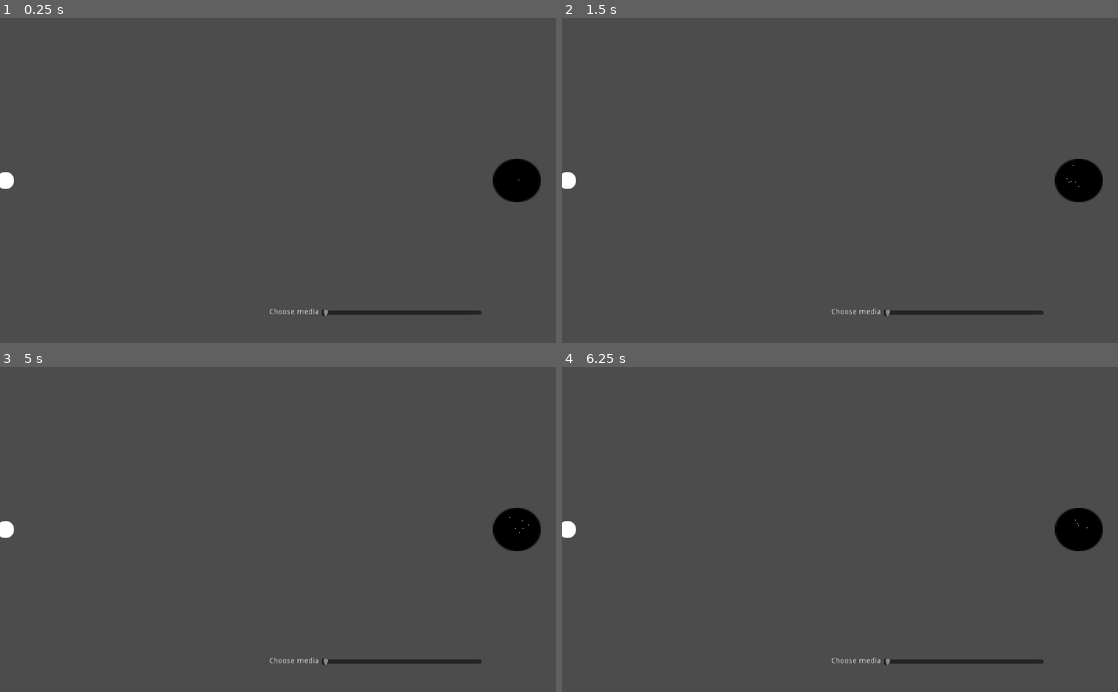
Above: before the commit, frames 1-4 (two rows, left to right).
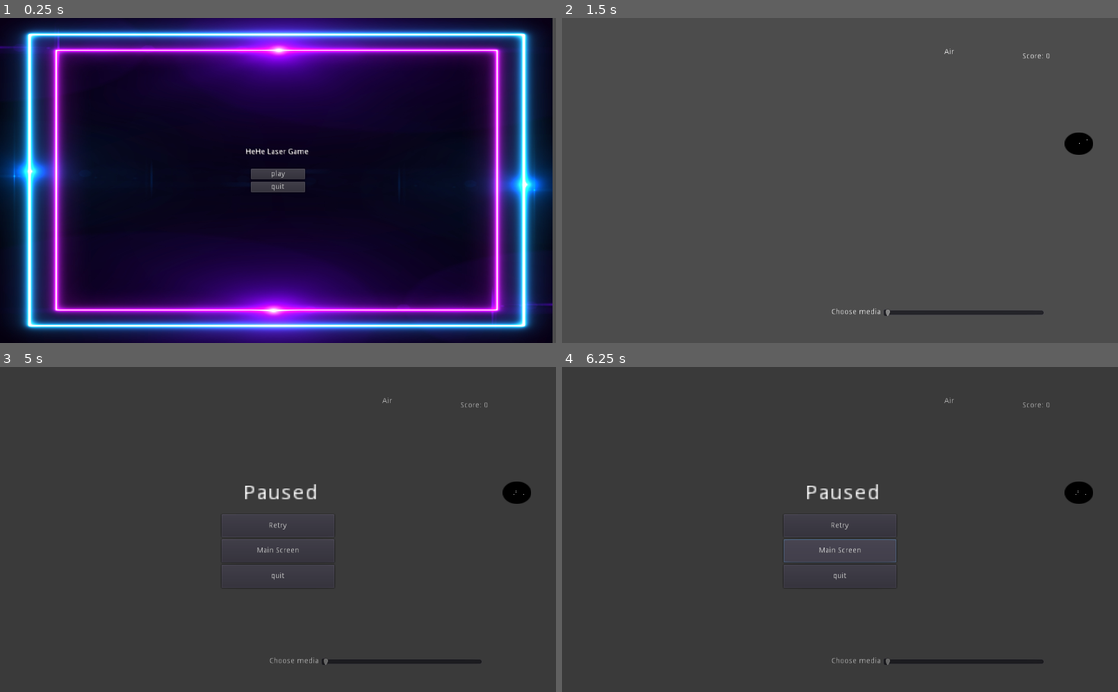
Above: after the commit, the same moments.

Repository: ToniJakovcevic10/LaserGame
Game: Godot game, scene res://Screens/MainScreen.tscn
The game is run twice, just before and just after one commit, with the same random seed, the same clock (stepped at 60 frames per second) and the same inputs. Before the commit the project starts from res://World.tscn.
Inputs (mouse positions are in pixels of both pictures, inside the frame that each line leads up to):
- Up to frame 1 (0.25 s): no input
- Up to frame 2 (1.5 s): click (840, 174) at 0.5 s, where only the run after the commit has a clickable "play"; tap Enter at 1.25 s; move the mouse to (962, 164) at 1.27 s; click (962, 164) at 1.42 s
- Up to frame 3 (5 s): tap Space at 2, 3.5 s; move the mouse to (166, 545) at 2.02 s; click (166, 545) at 2.17 s; tap Enter at 2.75 s; move the mouse to (333, 458) at 2.77 s; click (333, 458) at 2.92 s; move the mouse to (250, 594) at 3.52 s; click (250, 594) at 3.67 s; move the mouse to (444, 578) at 4.27 s; click (444, 578) at 4.42 s; tap Escape (pause, bound only after the commit) at 4.9 s
- Up to frame 4 (6.25 s): click (840, 526) at 5 s, where only the run after the commit has a clickable "Retry"; click (840, 552) at 5.75 s, where only the run after the commit has a clickable "Main Screen"

The runs differ from the first frame. In frame 1, 99% of the frame differs, in the area x 0-100%, y 0-100%; in frame 2, 1.4%; in frame 3, 2.3%; in frame 4, 2.3%.

Commit message:
added main scene, pause scene, endgame scene

Diff:
--- a/Laser_Beam/LaserBeam.gd
+++ b/Laser_Beam/LaserBeam.gd
@@ -2,8 +2,7 @@
 
 var MAX_BOUNCES = 5
 const MAX_LENGTH=2000
-var LEVEL = 0
-
+var scene_changing = false
 
 
 onready var beam = $Beam
@@ -30,7 +29,6 @@
 		var bounces = 0
 
 		while true:
-			var check = true
 			if not line_ray.is_colliding():
 				var pt = line_ray.global_position + line_ray.cast_to
 				line.add_point(line.to_local(pt))
@@ -41,7 +39,6 @@
 
 
 			line.add_point(line.to_local(pt))
-
 
 			if coll.is_in_group("Mirrors"): #if it didnt hit mirror check for prism
 				var normal = line_ray.get_collision_normal()  #to make sure on which angle we are colliding
@@ -66,11 +63,37 @@
 					previous.collision_mask = 3
 					previous.collision_layer = 3
 				previous = coll
-				previous.collision_mask = 0
-				previous.collision_layer = 0
-				line_ray.global_position = pt
-				line_ray.cast_to = line_ray.cast_to.bounce(Vector2(1,5).normalized())
-				line_ray.force_raycast_update()
+				if coll.collision_layer==6:
+					previous.collision_mask = 0
+					previous.collision_layer = 0
+					line_ray.global_position = pt
+					line_ray.rotation_degrees = calculate_angle(SingletonScript.nAir)
+					line_ray.force_raycast_update()
+				elif coll.collision_layer == 7:
+					previous.collision_mask = 0
+					previous.collision_layer = 0
+					line_ray.global_position = pt
+					line_ray.rotation_degrees =2 * calculate_angle(SingletonScript.nWater)
+					line_ray.force_raycast_update()
+				elif coll.collision_layer == 8:
+					previous.collision_mask = 0
+					previous.collision_layer = 0
+					line_ray.global_position = pt
+					line_ray.rotation_degrees =2 * calculate_angle(SingletonScript.nGlass)
+#					line_ray.rotation_degrees =calc_angle(line_ray.cast_to, Vector2(0,1), SingletonScript.nGlass)
+					line_ray.force_raycast_update()
+				elif coll.collision_layer == 9:
+					previous.collision_mask = 0
+					previous.collision_layer = 0
+					line_ray.global_position = pt
+					line_ray.rotation_degrees =2 * calculate_angle(SingletonScript.nDiamond)
+					line_ray.force_raycast_update()
+				else:
+					previous.collision_mask = 0
+					previous.collision_layer = 0
+					line_ray.global_position = pt
+					line_ray.rotation_degrees =2 * calculate_angle(SingletonScript.nGermanium)
+					line_ray.force_raycast_update()
 			else:
 				break
 			bounces += 1
@@ -80,26 +103,7 @@
 		if previous !=null:
 			previous.collision_mask = 3
 			previous.collision_layer = 3
-		line_ray.rotation = 0
-
-#func prism_checker():
-#	#if not coll.is_in_group("Prism"): #if it didnt hit prism break
-#	var normal = line_ray.get_collision_normal() #if it did hit prism make refraction
-##	if normal == Vector2.ZERO:
-##		break
-#	#update collisions
-#	if previous !=null:
-#		previous.collision_mask = 6
-#		previous.collision_layer = 6
-#	previous = coll
-#	#update raycast
-#	line_ray.global_position = pt
-#	line_ray.rotation += Vector2(1,4).angle() #have to change refraction angle with another func
-#	line_ray.cast_to = line_ray.cast_to.bounce(normal)
-#	line_ray.force_raycast_update()
-#	bounces += 1
-##	if bounces >= MAX_BOUNCES:
-##		break
+		line_ray.rotation_degrees = 0
 
 
 #func _physics_process(_delta):
@@ -115,27 +119,33 @@
 #	beam.region_rect.end.x = end.position.length()
 
 
-func calculate_angle(angle, size,n):
-	angle = angle * PI/180
+func calculate_angle(n):
+	var angle
+	angle = 1/sin(1/n)
+	return angle
 
-	var fx = size * cos(angle)
-	var fy = size * sin(angle)
-
+#func calc_angle(vec : Vector2,normal : Vector2,n):
+#	var degree = rad2deg(vec.angle_to(normal))
+#	var angle
+#	angle = 1/sin(sin(degree)/n)
+#	return angle
 
 func _physics_process(_delta):
+	var mouse_position = get_local_mouse_position()
+	var max_cast_to = mouse_position.normalized() * MAX_LENGTH
+	raycast2D.cast_to = max_cast_to
+	if raycast2D.is_colliding():
+		end.global_position = raycast2D.get_collision_point()
+	else:
+		end.global_position = raycast2D.cast_to
+	beam.rotation = raycast2D.cast_to.angle()
+	beam.region_rect.end.x = end.position.length()
+
 	if line_ray.is_colliding():
 		var coll = line_ray.get_collider()
-		var pt = line_ray.get_collision_point()
 		if coll.is_in_group("Target"):
-			LEVEL += 1
-			print("congrats, you passed the level")
-
-#func _on_prism_body_entered(body):
-#	if body.name == "line_ray":
-#		var pt = line_ray.get_collision_point()
-#		line.add_point(line.to_local(pt))
-#		line_ray.global_position = pt
-#		line_ray.cast_to = (get_global_mouse_position() - line.global_position).normalized()*2000
-#		line_ray.rotation_degrees(20)
-#		line_ray.force_raycast_update()
-#
+			SingletonScript.LEVEL += 1
+			print(SingletonScript.LEVEL)
+			if SingletonScript.LEVEL >= 50:
+				PlayerData.score +=1
+				SingletonScript.LEVEL = 1
--- a/Laser_Beam/LaserBeam.tscn
+++ b/Laser_Beam/LaserBeam.tscn
@@ -35,6 +35,7 @@
 region_rect = Rect2( 0, 0, 100, 24 )
 
 [node name="Begin" type="Sprite" parent="."]
+visible = false
 texture = ExtResource( 1 )
 
 [node name="End" type="Position2D" parent="."]
@@ -62,7 +63,7 @@
 rotation = -0.0411567
 scale = Vector2( 0.995876, 1 )
 points = PoolVector2Array( 104.636, 4.14434, 395.203, 15.8533 )
-width = 24.0
+width = 12.0
 default_color = Color( 1, 1, 1, 1 )
 joint_mode = 2
 begin_cap_mode = 2
@@ -70,9 +71,8 @@
 round_precision = 100
 
 [node name="Line_Ray" type="RayCast2D" parent="."]
-visible = false
 cast_to = Vector2( 0, 0 )
-collision_mask = 45
+collision_mask = 1005
 collide_with_areas = true
 
 [node name="End2" type="Position2D" parent="Line_Ray"]
--- a/Optical_Media/prism.gd
+++ b/Optical_Media/prism.gd
@@ -1 +1,29 @@
 extends Area2D
+
+var density = 1
+var boolean = false
+onready var slider = $HSlider
+onready var coll_prism = $prism_coll_left
+onready var textlabel = $Label2
+
+func slider_value():
+	if slider.value == 1:
+		self. collision_layer = 6
+		textlabel.text = "Air"
+	elif slider.value == 2:
+		self.collision_layer = 7
+		textlabel.text = "Water"
+	elif slider.value == 3:
+		self.collision_layer = 8
+		textlabel.text = "Glass"
+	elif slider.value == 4:
+		self.collision_layer = 9
+		textlabel.text = "Diamond"
+	elif slider.value == 5:
+		self.collision_layer = 10
+		textlabel.text = "Germanium"
+
+func _process(_delta):
+	slider_value()
+	if density !=slider.value:
+		density = slider.value
--- a/Optical_Media/prism.tscn
+++ b/Optical_Media/prism.tscn
@@ -41,3 +41,13 @@
 __meta__ = {
 "_edit_use_anchors_": false
 }
+
+[node name="Label2" type="Label" parent="."]
+margin_left = -24.0
+margin_top = -240.0
+margin_right = 24.0
+margin_bottom = -226.0
+text = "nesto"
+__meta__ = {
+"_edit_use_anchors_": false
+}
--- /dev/null
+++ b/Screens/Level_Passed_Screen.gd
@@ -0,0 +1,7 @@
+extends Control
+
+
+onready var label: Label = get_node("Level")
+
+func _ready() ->void:
+	label.text = label.text % PlayerData.score
--- /dev/null
+++ b/Screens/Level_Passed_Screen.tscn
@@ -0,0 +1,74 @@
+[gd_scene load_steps=6 format=2]
+
+[ext_resource path="res://background.png" type="Texture" id=1]
+[ext_resource path="res://UserInterface/PlayButton.tscn" type="PackedScene" id=2]
+[ext_resource path="res://UserInterface/QuitButton.tscn" type="PackedScene" id=3]
+[ext_resource path="res://UserInterface/NextLevelbutton.gd" type="Script" id=4]
+[ext_resource path="res://Screens/Level_Passed_Screen.gd" type="Script" id=5]
+
+[node name="Level_passed_screen" type="Control"]
+anchor_right = 1.0
+anchor_bottom = 1.0
+script = ExtResource( 5 )
+__meta__ = {
+"_edit_use_anchors_": false
+}
+
+[node name="background" type="TextureRect" parent="."]
+anchor_right = 1.0
+anchor_bottom = 1.0
+rect_scale = Vector2( 0.205052, 0.120939 )
+texture = ExtResource( 1 )
+stretch_mode = 2
+__meta__ = {
+"_edit_use_anchors_": false
+}
+
+[node name="Menu" type="VBoxContainer" parent="."]
+anchor_left = 0.5
+anchor_top = 0.5
+anchor_right = 0.5
+anchor_bottom = 0.5
+margin_left = -50.0
+margin_top = -22.0
+margin_right = 50.0
+margin_bottom = 22.0
+__meta__ = {
+"_edit_use_anchors_": false
+}
+
+[node name="Next_level_button" parent="Menu" instance=ExtResource( 2 )]
+text = "NextLevel"
+script = ExtResource( 4 )
+
+[node name="QuitButton" parent="Menu" instance=ExtResource( 3 )]
+margin_top = 24.0
+margin_bottom = 44.0
+
+[node name="Title" type="Label" parent="."]
+anchor_left = 0.5
+anchor_right = 0.5
+margin_left = -121.5
+margin_top = 224.0
+margin_right = 121.5
+margin_bottom = 238.0
+custom_colors/font_color = Color( 1, 1, 1, 1 )
+custom_colors/font_outline_modulate = Color( 1, 1, 1, 1 )
+custom_colors/font_color_shadow = Color( 0.768627, 0.658824, 0.658824, 1 )
+text = "Congratulations, you passed the level!"
+__meta__ = {
+"_edit_use_anchors_": false
+}
+
+[node name="Level" type="Label" parent="."]
+anchor_left = 0.5
+anchor_right = 0.5
+margin_left = -56.0
+margin_top = 248.0
+margin_right = 57.0
+margin_bottom = 262.0
+text = "your score is:  %s"
+align = 1
+__meta__ = {
+"_edit_use_anchors_": false
+}
--- /dev/null
+++ b/Screens/MainScreen.tscn
@@ -0,0 +1,48 @@
+[gd_scene load_steps=5 format=2]
+
+[ext_resource path="res://background.png" type="Texture" id=1]
+[ext_resource path="res://UserInterface/Title.tscn" type="PackedScene" id=2]
+[ext_resource path="res://UserInterface/PlayButton.tscn" type="PackedScene" id=3]
+[ext_resource path="res://UserInterface/QuitButton.tscn" type="PackedScene" id=4]
+
+[node name="MainScreen" type="Control"]
+anchor_right = 1.0
+anchor_bottom = 1.0
+__meta__ = {
+"_edit_use_anchors_": false
+}
+
+[node name="background" type="TextureRect" parent="."]
+anchor_right = 1.0
+anchor_bottom = 1.0
+rect_scale = Vector2( 0.205052, 0.120939 )
+texture = ExtResource( 1 )
+stretch_mode = 2
+__meta__ = {
+"_edit_use_anchors_": false
+}
+
+[node name="Title" parent="." instance=ExtResource( 2 )]
+custom_colors/font_color = Color( 1, 1, 1, 1 )
+custom_colors/font_outline_modulate = Color( 1, 1, 1, 1 )
+custom_colors/font_color_shadow = Color( 0.74902, 0.713726, 0.713726, 1 )
+
+[node name="Menu" type="VBoxContainer" parent="."]
+anchor_left = 0.5
+anchor_top = 0.5
+anchor_right = 0.5
+anchor_bottom = 0.5
+margin_left = -50.0
+margin_top = -22.0
+margin_right = 50.0
+margin_bottom = 22.0
+__meta__ = {
+"_edit_use_anchors_": false
+}
+
+[node name="PlayButton" parent="Menu" instance=ExtResource( 3 )]
+next_scene_path = "res://World.tscn"
+
+[node name="QuitButton" parent="Menu" instance=ExtResource( 4 )]
+margin_top = 24.0
+margin_bottom = 44.0
--- /dev/null
+++ b/Screens/UserInterface.gd
@@ -0,0 +1,33 @@
+extends Control
+
+onready var scene_tree: = get_tree()
+onready var pause_overlay: ColorRect = get_node("PauseOverlay")
+onready var score_label: Label = get_node("score")
+onready var pause_title: Label = get_node("PauseOverlay/Title")
+
+const die_message: String = "You failed :("
+var paused: = false setget set_paused
+
+func _ready() ->void:
+	PlayerData.connect("score_updated", self, "update_interface")
+	PlayerData.connect("player_died", self, "_PlayerData_player_died")
+	update_interface()
+
+func set_paused(value: bool) ->void:
+	paused = value
+	scene_tree.paused = value
+	pause_overlay.visible = value
+
+func update_interface() ->void:
+	score_label.text = "Score: %s" % PlayerData.score
+	if PlayerData.score != 0:
+		get_tree().change_scene("res://Screens/Level_Passed_Screen.tscn")
+
+func _PlayerData_player_died() ->void:
+	self.paused = true
+	pause_title.text = die_message
+
+func _unhandled_input(event: InputEvent) -> void:
+	if event.is_action_pressed("pause") and pause_title.text != die_message:
+		self.paused = not paused
+		scene_tree.set_input_as_handled()
--- /dev/null
+++ b/Screens/UserInterface.tscn
@@ -0,0 +1,76 @@
+[gd_scene load_steps=5 format=2]
+
+[ext_resource path="res://UserInterface/PlayButton.tscn" type="PackedScene" id=1]
+[ext_resource path="res://UserInterface/QuitButton.tscn" type="PackedScene" id=2]
+[ext_resource path="res://UserInterface/RetryButton.tscn" type="PackedScene" id=3]
+[ext_resource path="res://Screens/UserInterface.gd" type="Script" id=6]
+
+[node name="UserInterface" type="Control"]
+pause_mode = 2
+anchor_right = 1.0
+anchor_bottom = 1.0
+script = ExtResource( 6 )
+__meta__ = {
+"_edit_use_anchors_": false
+}
+
+[node name="score" type="Label" parent="."]
+anchor_left = 1.0
+anchor_right = 1.0
+margin_left = -176.0
+margin_top = 64.0
+margin_right = -114.0
+margin_bottom = 78.0
+text = "score: %s"
+
+[node name="PauseOverlay" type="ColorRect" parent="."]
+visible = false
+anchor_right = 1.0
+anchor_bottom = 1.0
+color = Color( 0, 0, 0, 0.235294 )
+__meta__ = {
+"_edit_use_anchors_": false
+}
+
+[node name="Title" type="Label" parent="PauseOverlay"]
+anchor_left = 0.5
+anchor_top = 0.5
+anchor_right = 0.5
+anchor_bottom = 0.5
+margin_left = -64.0
+margin_top = -84.0
+margin_right = -18.0
+margin_bottom = -70.0
+rect_scale = Vector2( 2.98684, 2.59562 )
+text = "Paused"
+__meta__ = {
+"_edit_use_anchors_": false
+}
+
+[node name="VBoxContainer" type="VBoxContainer" parent="PauseOverlay"]
+anchor_left = 0.5
+anchor_top = 0.5
+anchor_right = 0.5
+anchor_bottom = 0.5
+margin_left = -104.0
+margin_top = -28.0
+margin_right = 104.0
+margin_bottom = 108.0
+__meta__ = {
+"_edit_use_anchors_": false
+}
+
+[node name="RetryButton" parent="PauseOverlay/VBoxContainer" instance=ExtResource( 3 )]
+margin_right = 208.0
+margin_bottom = 42.0
+
+[node name="PlayButton" parent="PauseOverlay/VBoxContainer" instance=ExtResource( 1 )]
+margin_top = 46.0
+margin_right = 208.0
+margin_bottom = 89.0
+text = "Main Screen"
+
+[node name="QuitButton" parent="PauseOverlay/VBoxContainer" instance=ExtResource( 2 )]
+margin_top = 93.0
+margin_right = 208.0
+margin_bottom = 136.0
--- a/Singleton_script.gd
+++ b/Singleton_script.gd
@@ -1,7 +1,31 @@
 extends Node2D
 
-onready var opticalmedia = 1  #zbog ovoga se odma pokrene uvik air
-#var air = preload("res://Optical_Media/Air/airNode.tscn")
+var LEVEL = 1
+var GAME_LEVEL = 1
+var scene_changer = false
+onready var opticalmedia = 1
+
+var nAir = 1
+var nGlass= 1.458
+var nWater = 1.33
+var nDiamond = 2.419
+var nGermanium = 4.01
+
+onready var scene_tree: = get_tree()
+onready var target: Node2D = get_node("res://Target/NodeTarget.tscn")
+onready var miror: StaticBody2D = get_node("res://Mirror/Mirror.tscn")
+
+func _ready() ->void:
+	PlayerData.connect("score_updated", self, "_update_mirror")
+	PlayerData.connect("score_updated", self, "_update_target")
+
+
+func _update_mirror():
+	miror.position = Vector2(randi()%450, randi()%500 + 50)
+	miror.rotation_degrees = randi()%360
+
+func _update_target():
+	target.position = Vector2(randi()%150 + 800, randi()%500 + 50)
 
 #choosing random number
 func choosing_random_number():
@@ -9,3 +33,15 @@
 	opticalmedia = randi() % 2
 	print (opticalmedia)
 	return 1
+
+#func prism_creation():
+#	var prism_instance = prism.instance()
+#	prism_instance.position = Vector2(randi()%400 + 450, 296)
+#	get_parent().call_deferred("add_child",prism_instance)
+#
+#
+#func mirror_creation():
+#	var mirror_instance = mirror.instance()
+#	mirror_instance.position = Vector2(randi()%450,randi()%500 + 50)
+#	get_parent().call_deferred("add_child",mirror_instance)
+#
--- /dev/null
+++ b/Target/NodeTarget.gd
@@ -0,0 +1,6 @@
+extends Node2D
+
+#func _process(delta):
+#	if target_collshape.is_colliding():
+#		SingletonScript.LEVEL += 1
+#
--- a/Target/NodeTarget.tscn
+++ b/Target/NodeTarget.tscn
@@ -1,11 +1,12 @@
-[gd_scene load_steps=5 format=2]
+[gd_scene load_steps=6 format=2]
 
 [ext_resource path="res://Laser_Beam/Begin.png" type="Texture" id=1]
+[ext_resource path="res://Target/NodeTarget.gd" type="Script" id=2]
 
-[sub_resource type="CanvasItemMaterial" id=1]
+[sub_resource type="CircleShape2D" id=1]
+radius = 26.6667
 
-[sub_resource type="CircleShape2D" id=2]
-radius = 40.0
+[sub_resource type="CanvasItemMaterial" id=2]
 
 [sub_resource type="ParticlesMaterial" id=3]
 flag_disable_z = true
@@ -18,6 +19,8 @@
 [node name="NodeTarget" type="Node2D" groups=[
 "Target",
 ]]
+scale = Vector2( 0.6, 0.52 )
+script = ExtResource( 2 )
 
 [node name="StaticBody2D" type="StaticBody2D" parent="." groups=[
 "Target",
@@ -25,20 +28,20 @@
 collision_layer = 8
 collision_mask = 2
 
+[node name="CollisionShape2D" type="CollisionShape2D" parent="StaticBody2D" groups=[
+"Target",
+]]
+shape = SubResource( 1 )
+
 [node name="Sprite" type="Sprite" parent="StaticBody2D" groups=[
 "Target",
 ]]
 modulate = Color( 0.00392157, 0, 0, 1 )
 self_modulate = Color( 0, 0, 0, 1 )
-material = SubResource( 1 )
+material = SubResource( 2 )
 position = Vector2( 3.8147e-06, 1.90735e-06 )
 scale = Vector2( 2.75, 2.5 )
 texture = ExtResource( 1 )
-
-[node name="CollisionShape2D" type="CollisionShape2D" parent="StaticBody2D" groups=[
-"Target",
-]]
-shape = SubResource( 2 )
 
 [node name="Particles2D" type="Particles2D" parent="StaticBody2D" groups=[
 "Target",
--- /dev/null
+++ b/UserInterface/NextLevelbutton.gd
@@ -0,0 +1,7 @@
+extends Button
+
+
+func _on_button_up()->void:
+	get_tree().paused = false
+	get_tree().reload_current_scene()
+	#get_tree().change_scene("res://World.tscn")
--- /dev/null
+++ b/UserInterface/PlayButton.gd
@@ -0,0 +1,11 @@
+tool
+extends Button
+
+export(String, FILE) var next_scene_path :  = ""
+
+func _on_button_up():
+	get_tree().change_scene(next_scene_path)
+
+
+func _get_configuration_warning() -> String:
+	return "Next scene path must be set for the button to work" if next_scene_path == "" else ""
--- /dev/null
+++ b/UserInterface/PlayButton.tscn
@@ -0,0 +1,15 @@
+[gd_scene load_steps=2 format=2]
+
+[ext_resource path="res://UserInterface/PlayButton.gd" type="Script" id=1]
+
+[node name="PlayButton" type="Button"]
+margin_right = 100.0
+margin_bottom = 20.0
+size_flags_horizontal = 3
+size_flags_vertical = 3
+text = "play"
+script = ExtResource( 1 )
+__meta__ = {
+"_edit_use_anchors_": false
+}
+[connection signal="button_up" from="." to="." method="_on_button_up"]
--- /dev/null
+++ b/UserInterface/QuitButton.gd
@@ -0,0 +1,4 @@
+extends Button
+
+func _on_QuitButton_button_up():
+	get_tree().quit()
--- /dev/null
+++ b/UserInterface/QuitButton.tscn
@@ -0,0 +1,15 @@
+[gd_scene load_steps=2 format=2]
+
+[ext_resource path="res://UserInterface/QuitButton.gd" type="Script" id=1]
+
+[node name="QuitButton" type="Button"]
+margin_right = 100.0
+margin_bottom = 20.0
+size_flags_horizontal = 3
+size_flags_vertical = 3
+text = "quit"
+script = ExtResource( 1 )
+__meta__ = {
+"_edit_use_anchors_": false
+}
+[connection signal="button_up" from="." to="." method="_on_QuitButton_button_up"]
--- /dev/null
+++ b/UserInterface/RetryButton.tscn
@@ -0,0 +1,15 @@
+[gd_scene load_steps=2 format=2]
+
+[ext_resource path="res://UserInterface/PlayButton.gd" type="Script" id=1]
+
+[node name="RetryButton" type="Button"]
+margin_right = 100.0
+margin_bottom = 20.0
+size_flags_horizontal = 3
+size_flags_vertical = 3
+text = "Retry"
+script = ExtResource( 1 )
+__meta__ = {
+"_edit_use_anchors_": false
+}
+[connection signal="button_up" from="." to="." method="_on_button_up"]
--- /dev/null
+++ b/UserInterface/Title.tscn
@@ -0,0 +1,15 @@
+[gd_scene format=2]
+
+[node name="Title" type="Label"]
+anchor_left = 0.5
+anchor_right = 0.5
+margin_left = -60.0
+margin_top = 240.0
+margin_right = 60.0
+margin_bottom = 254.0
+text = "HeHe Laser Game "
+align = 1
+valign = 1
+__meta__ = {
+"_edit_use_anchors_": false
+}
--- a/World.tscn
+++ b/World.tscn
@@ -1,13 +1,19 @@
-[gd_scene load_steps=6 format=2]
+[gd_scene load_steps=8 format=2]
 
 [ext_resource path="res://Laser_Beam/LaserBeam.tscn" type="PackedScene" id=1]
 [ext_resource path="res://Mirror/Mirror.tscn" type="PackedScene" id=2]
 [ext_resource path="res://Singleton_script.gd" type="Script" id=3]
 [ext_resource path="res://Optical_Media/prism.tscn" type="PackedScene" id=4]
 [ext_resource path="res://Target/NodeTarget.tscn" type="PackedScene" id=5]
+[ext_resource path="res://border/Borders.tscn" type="PackedScene" id=6]
+[ext_resource path="res://Screens/UserInterface.tscn" type="PackedScene" id=7]
 
 [node name="World" type="Node2D"]
 script = ExtResource( 3 )
+
+[node name="CanvasLayer" type="CanvasLayer" parent="."]
+
+[node name="UserInterface" parent="CanvasLayer" instance=ExtResource( 7 )]
 
 [node name="Camera2D" type="Camera2D" parent="."]
 anchor_mode = 0
@@ -17,35 +23,31 @@
 light_mask = 997
 position = Vector2( 10, 300 )
 
-[node name="Borders" type="StaticBody2D" parent="."]
-collision_mask = 6
-
-[node name="CollisionPolygon2D" type="CollisionPolygon2D" parent="Borders"]
-position = Vector2( 15.1361, -16.8179 )
-polygon = PoolVector2Array( -22.5707, 13.0436, -15.8392, 18.2812, -15.1361, 600.818, 992.864, 600.818, 992.864, 40.8179, -7.1361, 32.8179, -4.07101, 4.63466, 1018.46, 6.31645, 1016.78, 621.853, -22.5707, 623.534 )
+[node name="Borders" parent="." instance=ExtResource( 6 )]
 
 [node name="Mirror" parent="." groups=[
 "Mirrors",
 ] instance=ExtResource( 2 )]
-position = Vector2( 400, 360 )
-rotation = -1.309
+position = Vector2( 384, 456 )
+rotation = -1.57079
+scale = Vector2( 1, 0.827522 )
 collision_layer = 6
 collision_mask = 6
 
 [node name="Mirror2" parent="." groups=[
 "Mirrors",
 ] instance=ExtResource( 2 )]
-position = Vector2( 392, 200 )
-rotation = 0.785397
+position = Vector2( 592, 360 )
+rotation = 3.14159
+scale = Vector2( 1, 0.4626 )
 collision_layer = 6
 collision_mask = 6
 
 [node name="Mirror3" parent="." groups=[
 "Mirrors",
 ] instance=ExtResource( 2 )]
-position = Vector2( 592, 152 )
+position = Vector2( 456, 136 )
 rotation = 0.523598
-scale = Vector2( 1, 1 )
 collision_layer = 6
 collision_mask = 6
 
@@ -54,4 +56,4 @@
 collision_mask = 994
 
 [node name="NodeTarget" parent="." instance=ExtResource( 5 )]
-position = Vector2( 952, 300 )
+position = Vector2( 952, 232 )
--- /dev/null
+++ b/autoload/Player_Data.gd
@@ -0,0 +1,20 @@
+extends Node
+
+signal score_updated
+signal player_died
+
+
+var score := 0 setget set_score
+var death := 0 setget set_deaths
+
+func reset()->void:
+	score = 0
+	death = 0
+
+func set_score(value: int) ->void:
+	score = value
+	emit_signal("score_updated")
+
+func set_deaths(value: int) -> void:
+	death = value
+	emit_signal("player_died")
--- /dev/null
+++ b/autoload/Player_Data.tscn
@@ -0,0 +1,6 @@
+[gd_scene load_steps=2 format=2]
+
+[ext_resource path="res://autoload/Player_Data.gd" type="Script" id=1]
+
+[node name="Player_Data" type="Node"]
+script = ExtResource( 1 )
--- /dev/null
+++ b/border/Borders.tscn
@@ -0,0 +1,8 @@
+[gd_scene format=2]
+
+[node name="Borders" type="StaticBody2D"]
+collision_mask = 6
+
+[node name="CollisionPolygon2D" type="CollisionPolygon2D" parent="."]
+position = Vector2( 15.1361, -16.8179 )
+polygon = PoolVector2Array( -22.5707, 13.0436, -15.8392, 18.2812, -15.1361, 600.818, 992.864, 600.818, 992.864, 40.8179, -7.1361, 32.8179, -4.07101, 4.63466, 1018.46, 6.31645, 1016.78, 621.853, -22.5707, 623.534 )
--- /dev/null
+++ b/level2.gd
@@ -0,0 +1,15 @@
+extends Node2D
+
+
+onready var prism = $prism
+onready var mirror = $Mirror
+
+
+
+func _physics_process(_delta):
+	if SingletonScript.scene_changer ==true:
+		SingletonScript.scene_changer = false
+		while true:
+			prism.position = Vector2(randi()%450 + 350,296)
+			mirror.position = Vector2(randi()%400, randi()%450)
+			mirror.rotation_degrees = randi()%360
--- /dev/null
+++ b/level2.tscn
@@ -0,0 +1,31 @@
+[gd_scene load_steps=7 format=2]
+
+[ext_resource path="res://border/Borders.tscn" type="PackedScene" id=1]
+[ext_resource path="res://Target/NodeTarget.tscn" type="PackedScene" id=2]
+[ext_resource path="res://Mirror/Mirror.tscn" type="PackedScene" id=3]
+[ext_resource path="res://Laser_Beam/LaserBeam.tscn" type="PackedScene" id=4]
+[ext_resource path="res://Optical_Media/prism.tscn" type="PackedScene" id=5]
+[ext_resource path="res://level2.gd" type="Script" id=6]
+
+[node name="Scene2" type="Node2D"]
+script = ExtResource( 6 )
+
+[node name="Camera2D" type="Camera2D" parent="."]
+anchor_mode = 0
+
+[node name="LaserBeam" parent="." instance=ExtResource( 4 )]
+position = Vector2( 10, 300 )
+
+[node name="Borders" parent="." instance=ExtResource( 1 )]
+
+[node name="NodeTarget" parent="." instance=ExtResource( 2 )]
+position = Vector2( 928, 208 )
+
+[node name="prism" parent="." instance=ExtResource( 5 )]
+position = Vector2( 640, 304 )
+
+[node name="Mirror" parent="." groups=[
+"Mirrors",
+] instance=ExtResource( 3 )]
+position = Vector2( 392, 78 )
+rotation = -1.309
--- a/project.godot
+++ b/project.godot
@@ -16,17 +16,26 @@
 [application]
 
 config/name="HEHE_LASER_GAME"
-run/main_scene="res://World.tscn"
+run/main_scene="res://Screens/MainScreen.tscn"
 config/icon="res://icon.png"
 
 [autoload]
 
 SingletonScript="*res://Singleton_script.gd"
+PlayerData="*res://autoload/Player_Data.tscn"
 
 [display]
 
 window/stretch/mode="2d"
 window/stretch/aspect="keep"
+
+[input]
+
+pause={
+"deadzone": 0.5,
+"events": [ Object(InputEventKey,"resource_local_to_scene":false,"resource_name":"","device":0,"alt":false,"shift":false,"control":false,"meta":false,"command":false,"pressed":false,"scancode":16777217,"unicode":0,"echo":false,"script":null)
+ ]
+}
 
 [layer_names]
 
Not shown, changed: .mono/metadata/ide_messaging_meta.txt
Binary file added: background.png
Not shown, added: background.png.import
